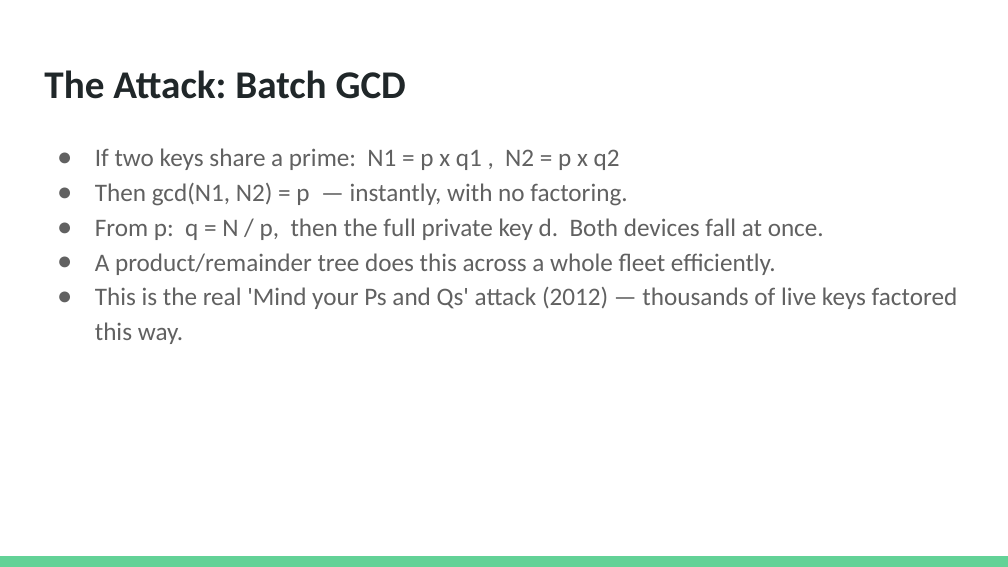
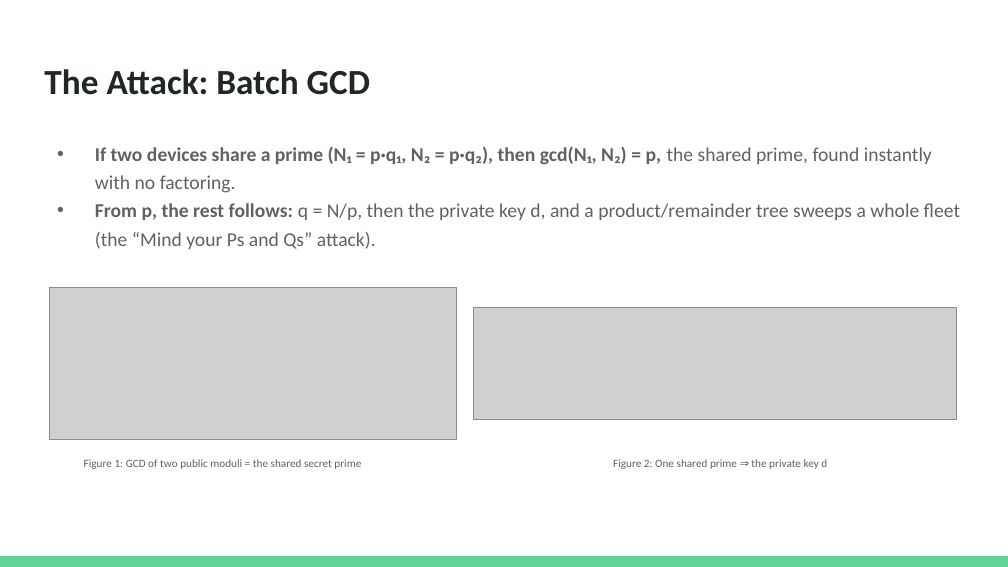
Before and after one commit to nalydch00/SC4010, a slide deck: slide 5 of Weak_RSA_Presentation.pptx. Drawn at 1008x567 pixels with LibreOffice and Linux fonts; fonts in the diff are those of the drawing; grey boxes stand for pictures. Boxes give left, top, right and bottom in pixels: in the first picture for what was removed or moved away, otherwise in the second. Text is boxed around its words. In the diff, an @@ line names an element or a change of style, - is before the commit and + after.

```diff
--- a/Weak_RSA_Presentation.pptx
+++ b/Weak_RSA_Presentation.pptx
@@ title "The Attack: Batch GCD" at box(44, 69, 370, 95): size 28 to 25.2 pt @@
@@ text at box(95, 146, 960, 249): text changed; size 18 to 14 pt @@
-● If two keys share a prime: N1 = p x q1 , N2 = p x q2
-● Then gcd(N1, N2) = p — instantly, with no factoring.
-● From p: q = N / p, then the full private key d. Both devices fall at once.
-● A product/remainder tree does this across a whole fleet efficiently.
-● This is the real 'Mind your Ps and Qs' attack (2012) — thousands of live keys factored this way.
+• If two devices share a prime (N₁ = p·q₁, N₂ = p·q₂), then gcd(N₁, N₂) = p, the shared prime, found instantly with no factoring.
+• From p, the rest follows: q = N/p, then the private key d, and a product/remainder tree sweeps a whole fleet (the “Mind your Ps and Qs” attack).
@@ picture added at box(49, 288, 457, 440) @@
@@ picture added at box(474, 307, 957, 419) @@
@@ text added at box(84, 459, 361, 469), 8 pt, text #616161 @@
+Figure 1: GCD of two public moduli = the shared secret prime
@@ text added at box(613, 459, 827, 469), 8 pt, text #616161 @@
+Figure 2: One shared prime ⇒ the private key d
```
Also in this commit, not shown: 11 other slides changed, 2 slides added, 1 slide removed, 1 other file.
